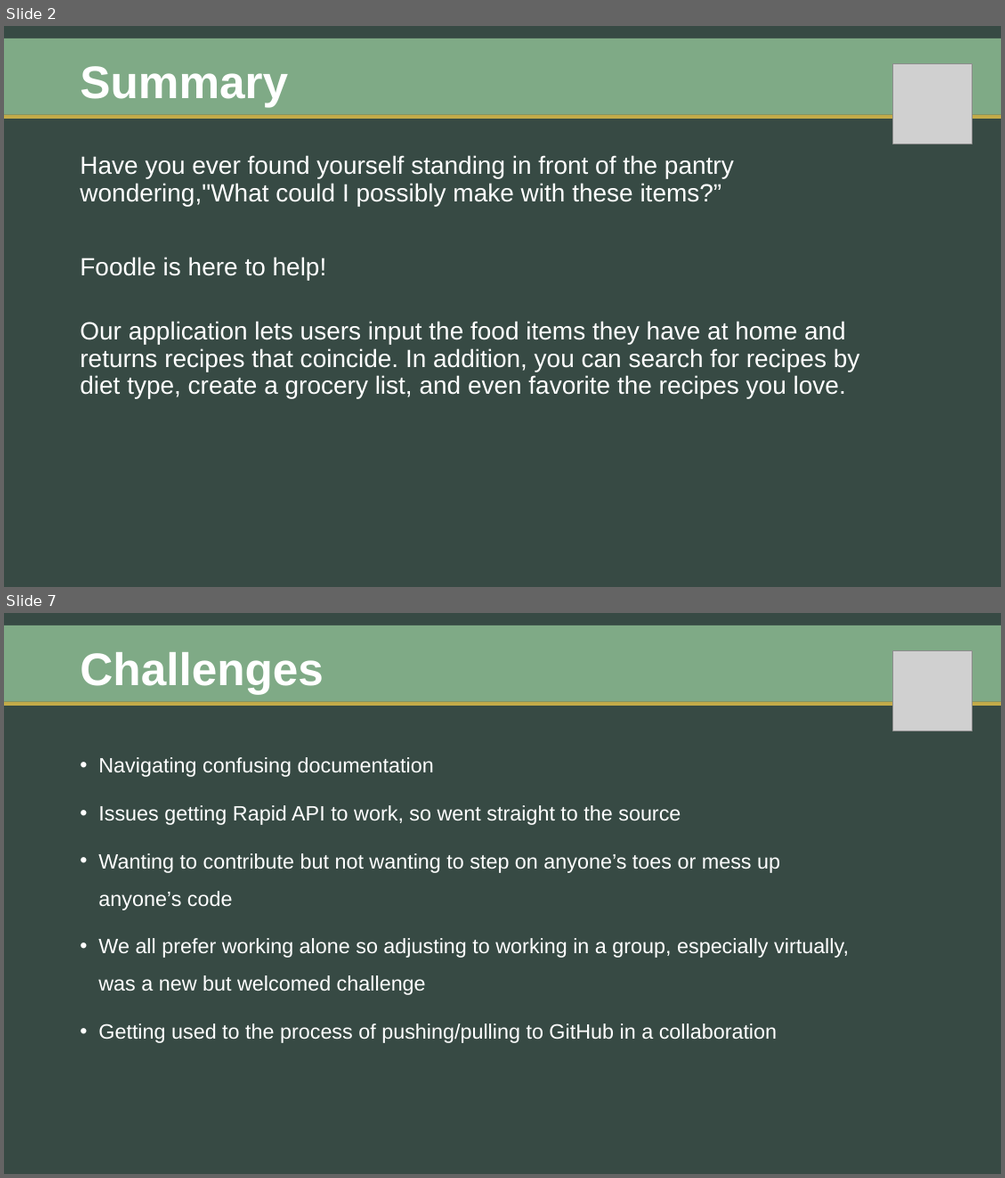
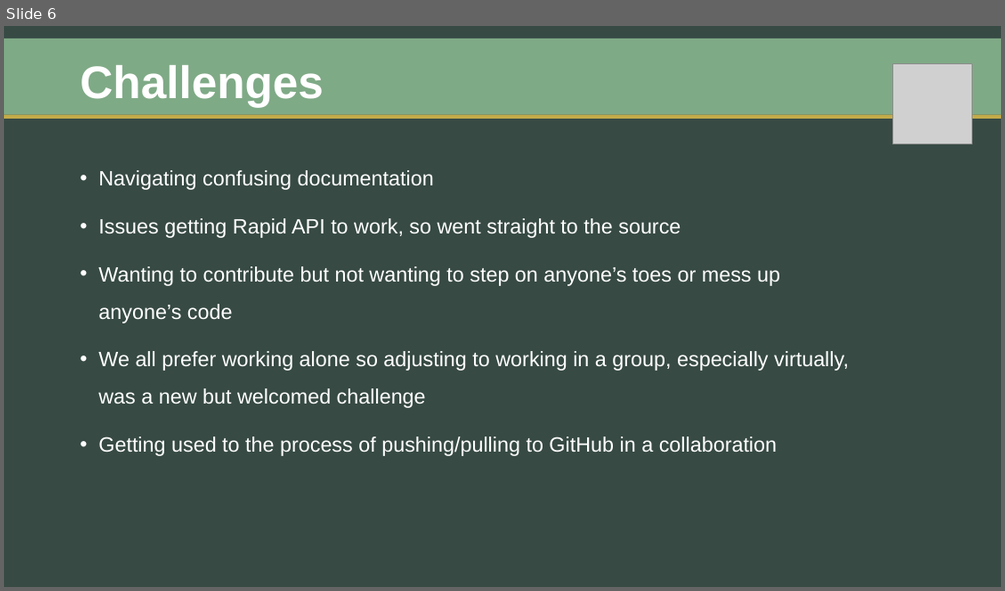
Before and after one commit to zibrahim2046/Project2, a slide deck: FACIA-Presentation.pptx. Shown one above the other, each under a label of ours: slides 2 and 7 before the commit, slide 6 after it; the slides between them are not shown. The pictures are 1005x1178 and 1005x591 pixels, drawn with LibreOffice and Linux fonts; fonts in the diff are those of the drawing; grey boxes stand for pictures. Boxes give left, top, right and bottom in pixels: in the first picture for what was removed or moved away, otherwise in the second. Text is boxed around its words. In the diff, an @@ line names an element or a change of style, - is before the commit and + after.

```diff
--- a/FACIA-Presentation.pptx
+++ b/FACIA-Presentation.pptx
@@ slide 2 removed at box(4, 26, 1001, 587), background #374A44 @@
@@ rectangle removed at box(4, 38, 1001, 115) @@
@@ title removed at box(80, 66, 288, 107) @@
-Summary
@@ picture removed at box(892, 63, 972, 143) @@
@@ rectangle removed at box(4, 115, 1001, 119) @@
@@ text removed at box(80, 155, 860, 398) @@
-Have you ever found yourself standing in front of the pantry wondering,"What could I possibly make with these items?”
-Foodle is here to help!
-Our application lets users input the food items they have at home and returns recipes that coincide. In addition, you can search for recipes by diet type, create a grocery list, and even favorite the recipes you love.
@@ what was slide 7 is now slide 6 @@
```
Also in this commit, not shown: 4 slides changed, 1 slide added, 1 other slide removed, 4 other files.
